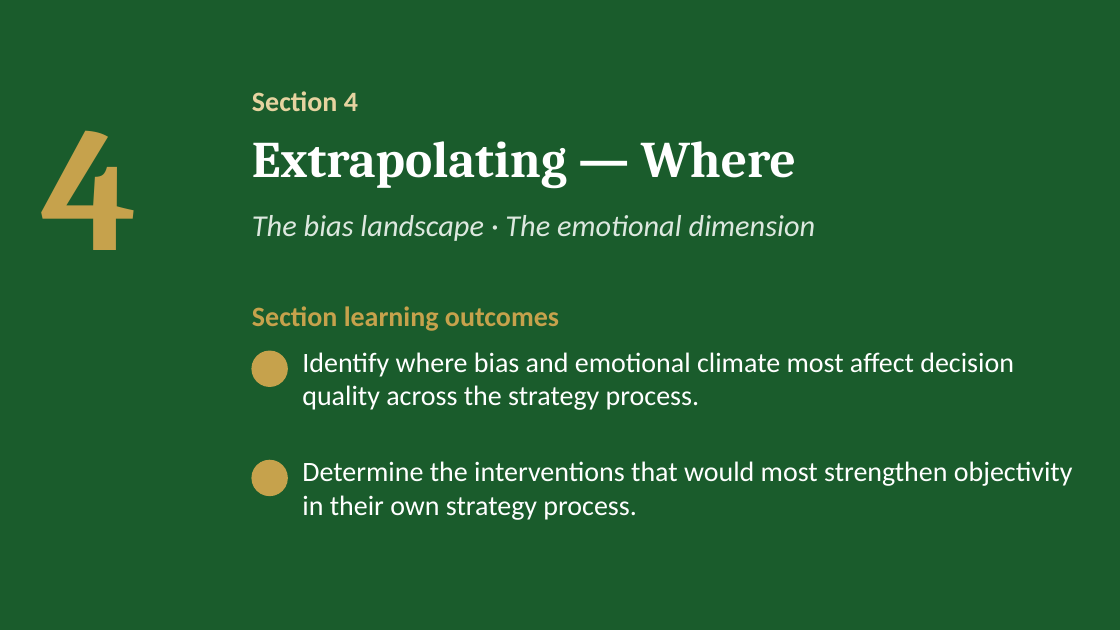
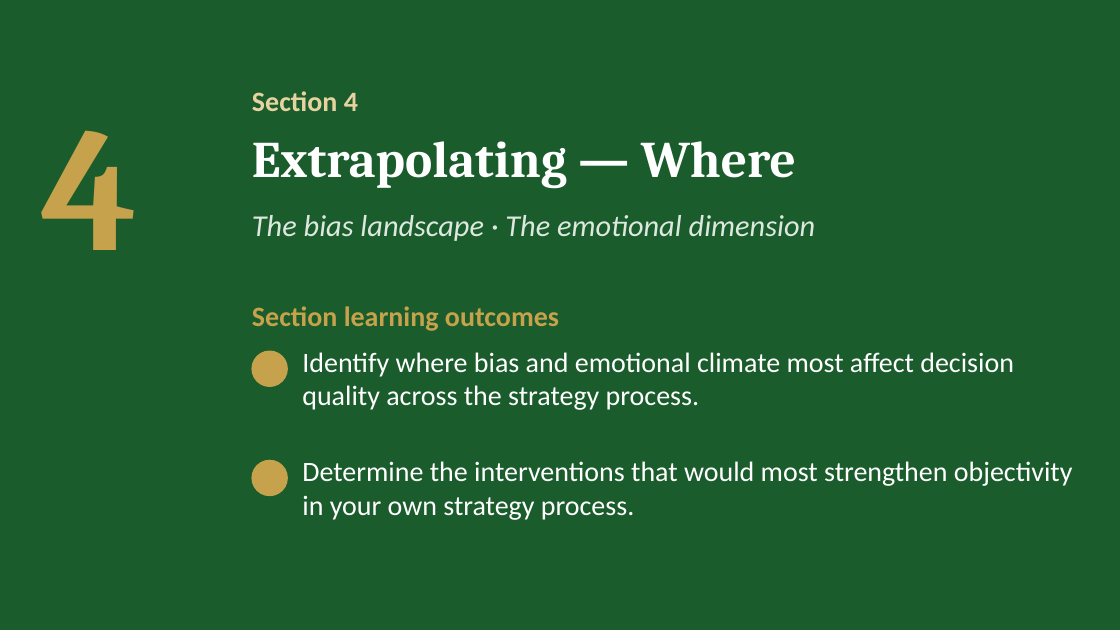
Before and after one commit to IBSL26/ibsl-platform, a slide deck: slide 20 of Unit decks/Unit 01 - Behavioural Strategy Fundamentals.pptx (slide 21 before the commit). Drawn at 1120x630 pixels with LibreOffice and Linux fonts; fonts in the diff are those of the drawing; background and template pictures are left out. Boxes give left, top, right and bottom in pixels: in the first picture for what was removed or moved away, otherwise in the second. Text is boxed around its words. In the diff, an @@ line names an element or a change of style, - is before the commit and + after.

Commit message:
Unit 1: participant text reframed, deck final

```diff
--- a/Unit decks/Unit 01 - Behavioural Strategy Fundamentals.pptx
+++ b/Unit decks/Unit 01 - Behavioural Strategy Fundamentals.pptx
@@ text at (302,461,1073,520): text changed @@
-Determine the interventions that would most strengthen objectivity in their own strategy process.
+Determine the interventions that would most strengthen objectivity in your own strategy process.
```
Also in this commit, not shown: 25 other slides changed, 9 slides added, 11 slides removed, 3 other files.
